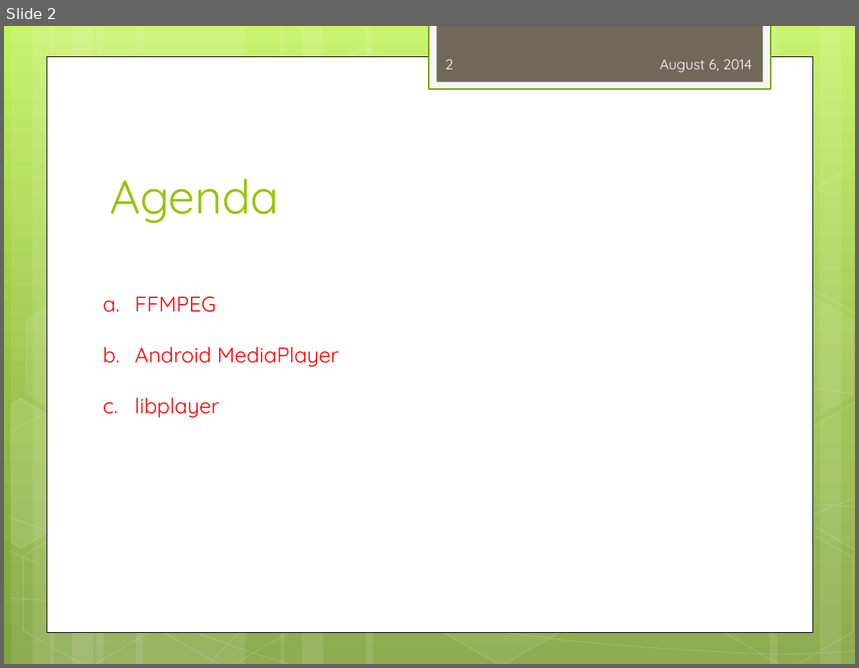
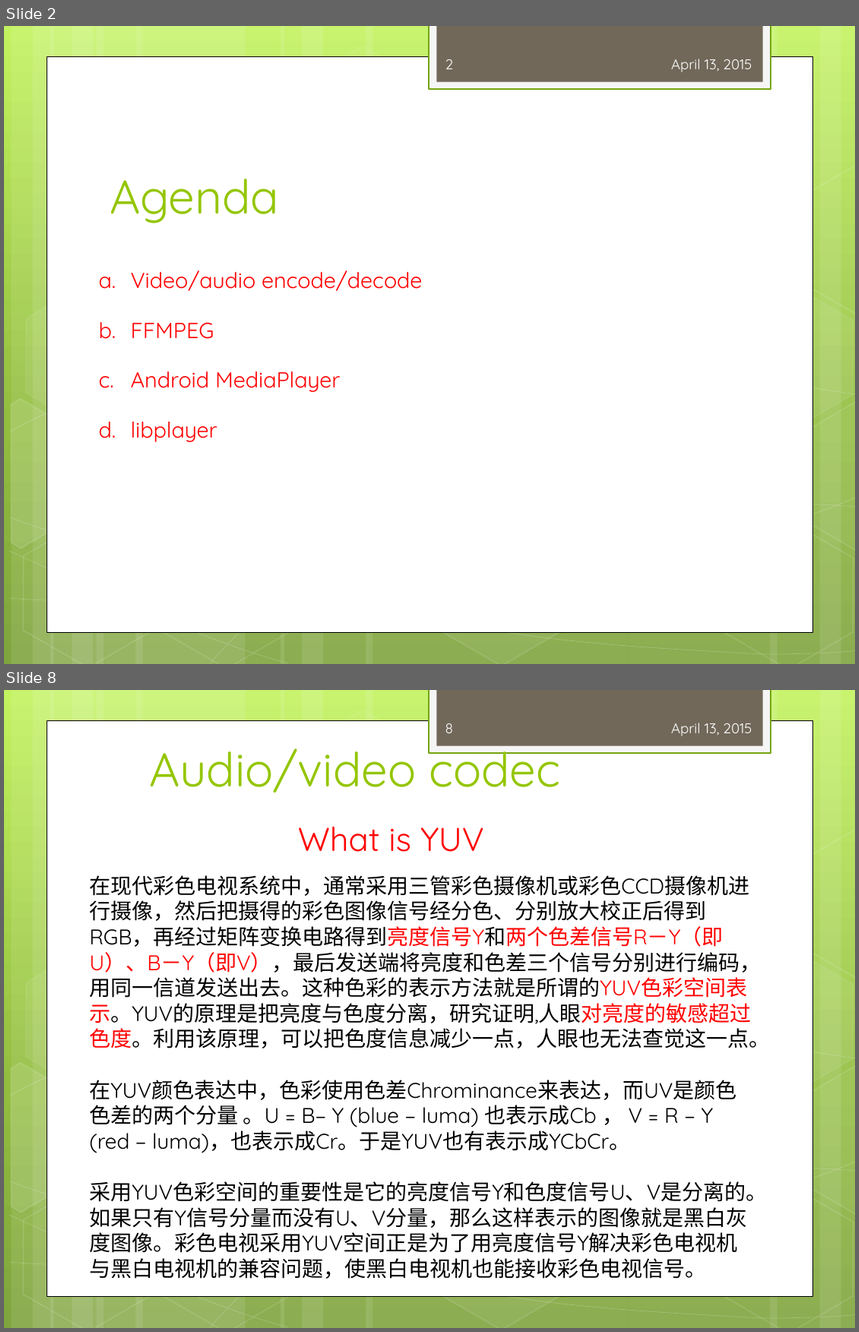
Before and after one commit to peterjerry/MeetSDK, a slide deck: engine2/Doc/training/mediaplayer_training.pptx. Shown one above the other, each under a label of ours: slide 2 before the commit, slides 2 and 8 after it; the slides between them are not shown. The pictures are 859x668 and 859x1332 pixels, drawn with LibreOffice and Linux fonts; fonts in the diff are those of the drawing. Boxes give left, top, right and bottom in pixels: in the first picture for what was removed or moved away, otherwise in the second. Text is boxed around its words. In the diff, an @@ line names an element or a change of style, - is before the commit and + after.

```diff
--- a/engine2/Doc/training/mediaplayer_training.pptx
+++ b/engine2/Doc/training/mediaplayer_training.pptx
@@ slide 8 added at (4, 690, 855, 1328), background gradient #C3F35F to #93BF3F to #81A53E; not listed: 31 template elements that a slide beside it also shows @@
@@ page number added at (446, 723, 454, 733), 12 pt, text #FEFEFE @@
+8
@@ text added at (671, 723, 752, 736), 12 pt, text #FEFEFE @@
+April 13, 2015
@@ title added at (150, 738, 560, 793), 40 pt, text #94C600 @@
+Audio/video codec
@@ text added at (298, 826, 484, 852), 28 pt, text #FF0000 @@
+What is YUV
@@ text added at (89, 875, 770, 1279), 18 pt, text #000000 @@
+在现代彩色电视系统中，通常采用三管彩色摄像机或彩色CCD摄像机进行摄像，然后把摄得的彩色图像信号经分色、分别放大校正后得到RGB，再经过矩阵变换电路得到亮度信号Y和两个色差信号R－Y（即U）、B－Y（即V），最后发送端将亮度和色差三个信号分别进行编码，用同一信道发送出去。这种色彩的表示方法就是所谓的YUV色彩空间表示。YUV的原理是把亮度与色度分离，研究证明,人眼对亮度的敏感超过色度。利用该原理，可以把色度信息减少一点，人眼也无法查觉这一点。
+在YUV颜色表达中，色彩使用色差Chrominance来表达，而UV是颜色色差的两个分量 。U = B− Y (blue − luma) 也表示成Cb ， V = R − Y (red − luma)，也表示成Cr。于是YUV也有表示成YCbCr。
+采用YUV色彩空间的重要性是它的亮度信号Y和色度信号U、V是分离的。如果只有Y信号分量而没有U、V分量，那么这样表示的图像就是黑白灰度图像。彩色电视采用YUV空间正是为了用亮度信号Y解决彩色电视机与黑白电视机的兼容问题，使黑白电视机也能接收彩色电视信号。
@@ slide 2 changed as well @@
@@ text at (671, 59, 752, 72): text changed @@
-August 6, 2014
+April 13, 2015
@@ text "Video/audio encode/decode": place and size @@
-text "Video/audio encode/decode" at (135, 297, 339, 418)
+text "Video/audio encode/decode" at (131, 271, 422, 442)
@@ text at (131, 271, 422, 291): paragraph added @@
+a. Video/audio encode/decode
@@ text at (131, 322, 341, 442): size 18 to 18.5 pt in "FFMPEG", "Android MediaPlayer", "libplayer"; line spacing 2 to 1.9 @@
```
Also in this commit, not shown: 6 other slides changed, 37 other slides added, 1 slide removed, 4 other files.
